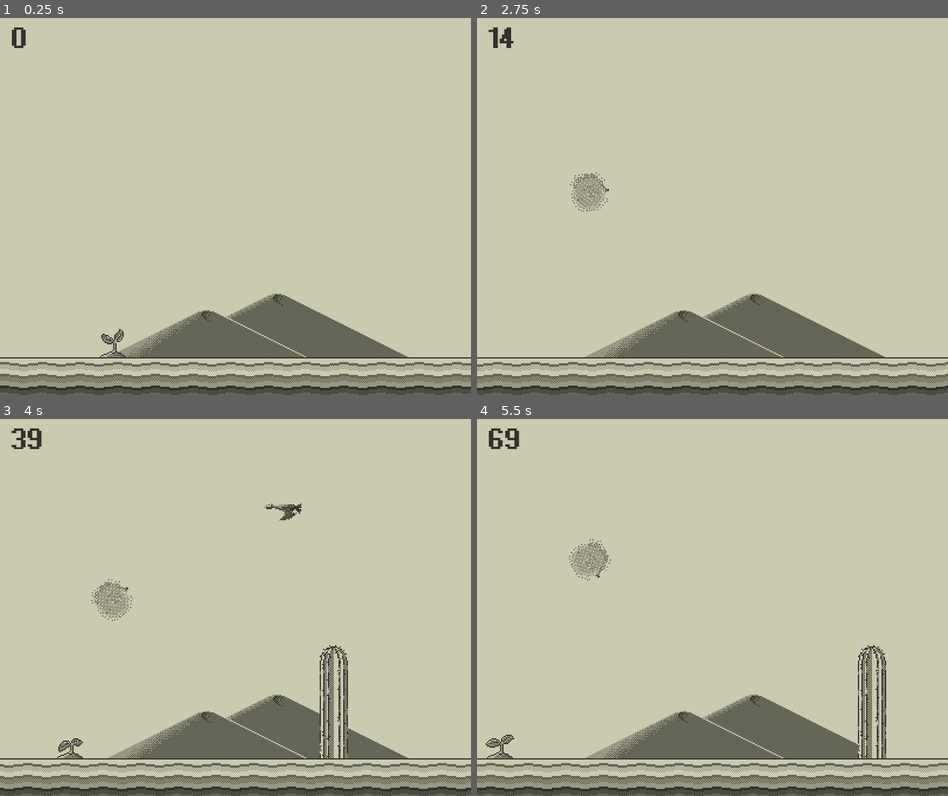
Above: before the commit, frames 1-4 (two rows, left to right).
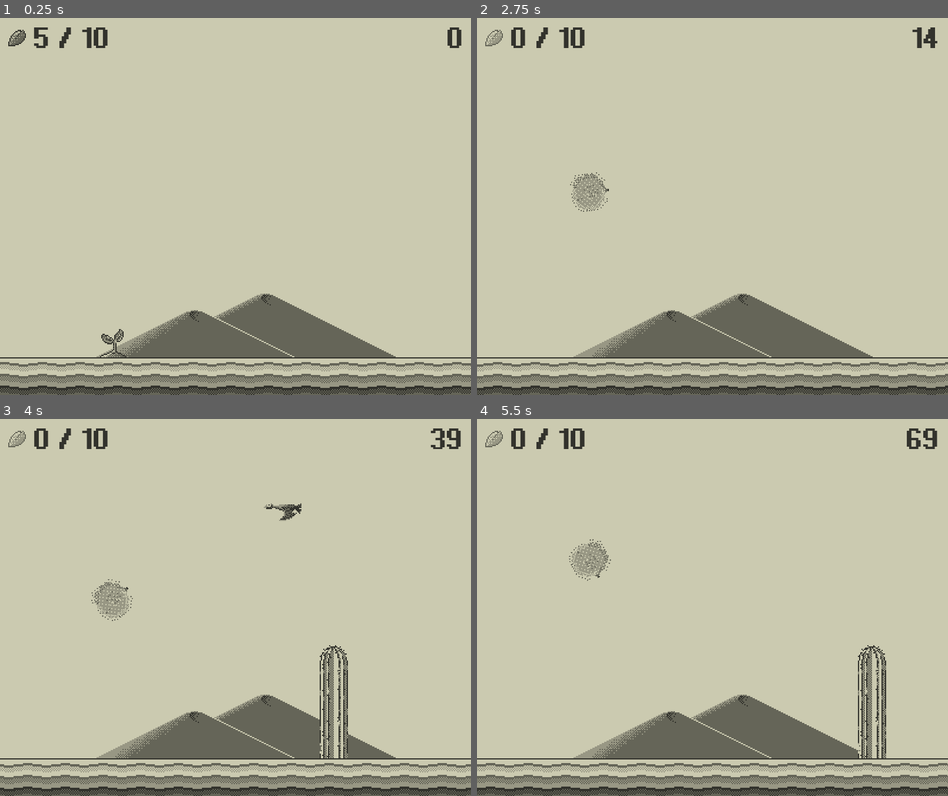
Above: after the commit, the same moments.

Repository: luminoray/Tomb-Owl-Weed
Game: Godot game, scene res://src/Levels/LevelTest.tscn
The game is run twice, just before and just after one commit, with the same random seed, the same clock (stepped at 60 frames per second) and the same inputs.
Inputs:
- Up to frame 1 (0.25 s): no input
- Up to frame 2 (2.75 s): tap Z (seed) at 0.6, 1.55, 2.1 s; tap Space (jump) at 0.77, 1.07, 1.52, 1.82, 2 s; tap Enter at 1.25 s; tap W (glide) at 1.35 s
- Up to frame 3 (4 s): tap Z (seed) at 2.85, 3.8 s; tap Space (jump) at 3.02, 3.32, 3.77 s; hold W (glide) from 3.53 s (still down)
- Up to frame 4 (5.5 s): tap Space (jump) at 4.07, 4.52, 4.82 s; release W (glide) at 4.28 s; tap Z (seed) at 4.35, 5.1 s

The runs differ from the first frame. In frame 1, 1.9% of the frame differs, in the area x 1-98%, y 2-90%; in frame 2, 2.1%; in frame 3, 2.2%; in frame 4, 2.2%.

Commit message:
Added seed mechanic.

Diff:
--- a/src/Actors/Bird.tscn
+++ b/src/Actors/Bird.tscn
@@ -54,8 +54,10 @@
 script = ExtResource( 2 )
 
 [node name="sprite" type="Sprite" parent="."]
+position = Vector2( 0, 4 )
 texture = ExtResource( 4 )
 hframes = 2
+frame = 1
 
 [node name="Hitbox" type="Area2D" parent="."]
 script = ExtResource( 3 )
--- /dev/null
+++ b/src/Actors/Seed.gd
@@ -0,0 +1,8 @@
+extends StaticBody2D
+
+export var cooldown: = 0.75
+
+
+func _ready() -> void:
+	get_node("AnimationPlayer").play("Flash")
+	position.y -= rand_range(60, 220)
--- /dev/null
+++ b/src/Actors/Seed.tscn
@@ -0,0 +1,57 @@
+[gd_scene load_steps=6 format=2]
+
+[ext_resource path="res://assets/seed.png" type="Texture" id=1]
+[ext_resource path="res://src/Actors/Seed.gd" type="Script" id=2]
+[ext_resource path="res://src/Actors/SeedHitbox.gd" type="Script" id=3]
+
+[sub_resource type="RectangleShape2D" id=3]
+
+[sub_resource type="Animation" id=2]
+resource_name = "Flash"
+length = 0.5
+loop = true
+step = 0.25
+tracks/0/type = "value"
+tracks/0/path = NodePath("AnimationPlayer:root_node")
+tracks/0/interp = 1
+tracks/0/loop_wrap = true
+tracks/0/imported = false
+tracks/0/enabled = true
+tracks/0/keys = {
+"times": PoolRealArray( 0 ),
+"transitions": PoolRealArray( 1 ),
+"update": 1,
+"values": [ NodePath("..") ]
+}
+tracks/1/type = "value"
+tracks/1/path = NodePath("sprite:frame")
+tracks/1/interp = 1
+tracks/1/loop_wrap = true
+tracks/1/imported = false
+tracks/1/enabled = true
+tracks/1/keys = {
+"times": PoolRealArray( 0, 0.25 ),
+"transitions": PoolRealArray( 1, 1 ),
+"update": 1,
+"values": [ 0, 1 ]
+}
+
+[node name="Seed" type="StaticBody2D"]
+script = ExtResource( 2 )
+
+[node name="sprite" type="Sprite" parent="."]
+texture = ExtResource( 1 )
+hframes = 2
+
+[node name="Hitbox" type="Area2D" parent="."]
+position = Vector2( 0, -16 )
+script = ExtResource( 3 )
+
+[node name="CollisionShape2D" type="CollisionShape2D" parent="Hitbox"]
+position = Vector2( 0, 16 )
+rotation = 1.5708
+shape = SubResource( 3 )
+one_way_collision_margin = 0.0
+
+[node name="AnimationPlayer" type="AnimationPlayer" parent="."]
+anims/Flash = SubResource( 2 )
--- /dev/null
+++ b/src/Actors/SeedHitbox.gd
@@ -0,0 +1,8 @@
+extends Hitbox
+
+
+func overlap_tumbleweed(_body):
+	if _body.seeds < 10:
+		_body.seeds += 1
+	var actor = get_parent()
+	actor.get_parent().remove_child(actor)
--- a/src/Actors/Snake.gd
+++ b/src/Actors/Snake.gd
@@ -1,3 +1,13 @@
 extends StaticBody2D
 
-export var cooldown: = 0.75
+export var cooldown: = 1
+
+
+var bonus_seed = load("res://src/Actors/Seed.tscn")
+
+
+func _enter_tree() -> void:
+	if rand_range(0,1) < 0.5:
+		var scene = bonus_seed.instance()
+		get_parent().add_child(scene)
+		scene.position = Vector2(780, 16)
--- a/src/Actors/SnakeHitbox.gd
+++ b/src/Actors/SnakeHitbox.gd
@@ -2,7 +2,7 @@
 
 
 func overlap_tumbleweed(_body):
-	_body.velocity.y = -600
+	_body.velocity.y = -550
 	_body.can_jump = 1
 	_body.can_glide = 1
 	_body.gliding = false
--- a/src/Actors/Tumbleweed.gd
+++ b/src/Actors/Tumbleweed.gd
@@ -3,7 +3,9 @@
 onready var sprite = $tumbleweed
 onready var diameter = sprite.texture.get_size().x
 onready var start = position.x
-onready var counter = get_parent().get_parent().get_node('UI/Control/Label')
+onready var counter = get_parent().get_parent().get_node("UI/Control/Label")
+onready var seed_counter = get_parent().get_parent().get_node("UI/Control/LabelSeed")
+onready var seed_icon = get_parent().get_parent().get_node("UI/Control/Seed")
 onready var plant = get_parent().get_node("Plant")
 
 export var velocity: = Vector2(0, -1)
@@ -12,6 +14,8 @@
 export var jump_power: = 200
 export var gliding_factor: = 0.15
 export var action_buffer: = 0.1
+
+const MAX_SEEDS = 10
 
 var start_pos
 var new_velocity
@@ -23,6 +27,8 @@
 var gliding = false
 var gravity: = base_gravity
 var gameover = false
+var seeds: = 5
+
 
 func _ready() -> void:
 	 start_pos = position.y
@@ -30,6 +36,11 @@
 
 func _process(_delta: float) -> void:
 	counter.text = str(floor(score))
+	seed_counter.text = str(seeds) + " / " + str(MAX_SEEDS)
+	if seeds < 5:
+		seed_icon.frame = 1
+	else:
+		seed_icon.frame = 0
 
 
 func _physics_process(delta: float) -> void:
@@ -76,10 +87,12 @@
 		gliding = false
 
 	if Input.is_action_just_pressed("seed"):
-		plant.visible = true
-		plant.position.x = position.x
-		plant.score = score
-		plant.get_node("AnimationPlayer").play()
+		if seeds >= 5:
+			plant.visible = true
+			plant.position.x = position.x
+			plant.score = score
+			plant.get_node("AnimationPlayer").play()
+			seeds -= 5
 
 
 func process_buffers() -> void:
--- a/src/Levels/Level.gd
+++ b/src/Levels/Level.gd
@@ -6,19 +6,23 @@
 		"resource": load("res://src/Actors/Cactus.tscn")
 	},
 	{
-		"chance": 0.4,
+		"chance": 0.35,
 		"resource": load("res://src/Actors/Rock.tscn")
 	},
 	{
-		"chance": 0.1,
+		"chance": 0.15,
 		"resource": load("res://src/Actors/Snake.tscn")
 	}
 ]
 
 var overlaid_actors = [
 	{
-		"chance": 1,
+		"chance": 0.85,
 		"resource": load("res://src/Actors/Bird.tscn")
+	},
+	{
+		"chance": 0.15,
+		"resource": load("res://src/Actors/Seed.tscn")
 	}
 ]
 
--- a/src/Levels/LevelTest.tscn
+++ b/src/Levels/LevelTest.tscn
@@ -65,8 +65,6 @@
 
 [node name="UI" parent="." instance=ExtResource( 3 )]
 layer = -1
-offset = Vector2( 10, 0 )
-transform = Transform2D( 1, 0, 0, 1, 10, 0 )
 
 [node name="dunes" type="Sprite" parent="UI"]
 position = Vector2( 208, 261 )
--- a/src/UI/Continue.gd
+++ b/src/UI/Continue.gd
@@ -3,6 +3,12 @@
 onready var currentScene = get_tree().get_current_scene()
 onready var weed = currentScene.get_node("Actors/Tumbleweed")
 onready var plant = currentScene.get_node("Actors/Plant")
+
+func _process(delta: float) -> void:
+	if plant.score == 0:
+		text = 'Restart'
+	else:
+		text = 'Continue'
 
 func _on_Continue_pressed() -> void:
 	weed.gameover = false
@@ -11,6 +17,9 @@
 	weed.score = plant.score
 	weed.visible = false
 
+	if weed.score == 0:
+		weed.seeds = 5
+
 	plant.position.x = weed.position.x
 	plant.visible = true
 
--- a/src/UI/GameOver.tscn
+++ b/src/UI/GameOver.tscn
@@ -1,11 +1,19 @@
-[gd_scene load_steps=6 format=2]
+[gd_scene load_steps=8 format=2]
 
 [ext_resource path="res://assets/Adobe Dia.tres" type="DynamicFontData" id=1]
 [ext_resource path="res://src/UI/Exit.gd" type="Script" id=2]
 [ext_resource path="res://src/UI/GameOverButton.tres" type="StyleBox" id=3]
 [ext_resource path="res://src/UI/Continue.gd" type="Script" id=4]
 
+[sub_resource type="DynamicFont" id=1]
+size = 39
+font_data = ExtResource( 1 )
+
 [sub_resource type="DynamicFont" id=2]
+size = 19
+font_data = ExtResource( 1 )
+
+[sub_resource type="DynamicFont" id=3]
 size = 21
 font_data = ExtResource( 1 )
 
@@ -28,6 +36,34 @@
 margin_bottom = 220.0
 color = Color( 0.6, 0.6, 0.6, 1 )
 
+[node name="VBoxContainer" type="VBoxContainer" parent="MarginContainer/ColorRect"]
+margin_left = 57.0
+margin_top = 47.0
+margin_right = 243.0
+margin_bottom = 133.0
+alignment = 1
+__meta__ = {
+"_edit_use_anchors_": false
+}
+
+[node name="Label" type="Label" parent="MarginContainer/ColorRect/VBoxContainer"]
+margin_top = 10.0
+margin_right = 186.0
+margin_bottom = 51.0
+custom_fonts/font = SubResource( 1 )
+custom_colors/font_color = Color( 0.2, 0.2, 0.2, 1 )
+text = "GAME OVER"
+align = 1
+
+[node name="Label2" type="Label" parent="MarginContainer/ColorRect/VBoxContainer"]
+margin_top = 55.0
+margin_right = 186.0
+margin_bottom = 75.0
+custom_fonts/font = SubResource( 2 )
+custom_colors/font_color = Color( 0.2, 0.2, 0.2, 1 )
+text = "This tumbleweed has settled."
+align = 1
+
 [node name="HBoxContainer" type="HBoxContainer" parent="MarginContainer/ColorRect"]
 margin_left = 80.0
 margin_top = 150.0
--- a/src/UI/UI.tscn
+++ b/src/UI/UI.tscn
@@ -1,6 +1,7 @@
-[gd_scene load_steps=3 format=2]
+[gd_scene load_steps=4 format=2]
 
 [ext_resource path="res://assets/Adobe Dia.ttf" type="DynamicFontData" id=1]
+[ext_resource path="res://assets/seed.png" type="Texture" id=2]
 
 [sub_resource type="DynamicFont" id=1]
 size = 38
@@ -16,11 +17,29 @@
 }
 
 [node name="Label" type="Label" parent="Control"]
-margin_right = 192.0
-margin_bottom = 16.0
+margin_left = 307.0
+margin_right = 393.0
+margin_bottom = 40.0
 custom_fonts/font = SubResource( 1 )
 custom_colors/font_color = Color( 0.2, 0.2, 0.2, 1 )
 text = "0"
+align = 2
 __meta__ = {
 "_edit_use_anchors_": false
 }
+
+[node name="LabelSeed" type="Label" parent="Control"]
+margin_left = 29.0
+margin_right = 115.0
+margin_bottom = 40.0
+custom_fonts/font = SubResource( 1 )
+custom_colors/font_color = Color( 0.2, 0.2, 0.2, 1 )
+text = "0 / 10"
+__meta__ = {
+"_edit_use_anchors_": false
+}
+
+[node name="Seed" type="Sprite" parent="Control"]
+position = Vector2( 15, 17 )
+texture = ExtResource( 2 )
+hframes = 2
Binary file added: assets/seed.ase
Binary file added: assets/seed.png
Not shown, added: assets/seed.png.import
Not shown, added: export_presets.cfg
Not shown: 2 places in src/UI/GameOver.tscn that only renumber resources
